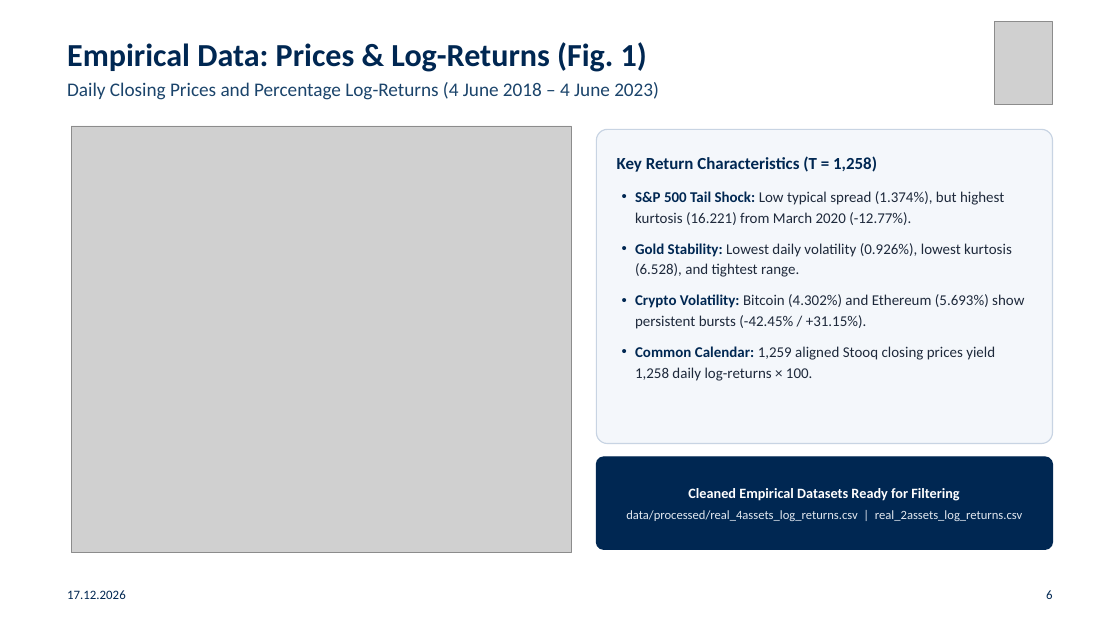
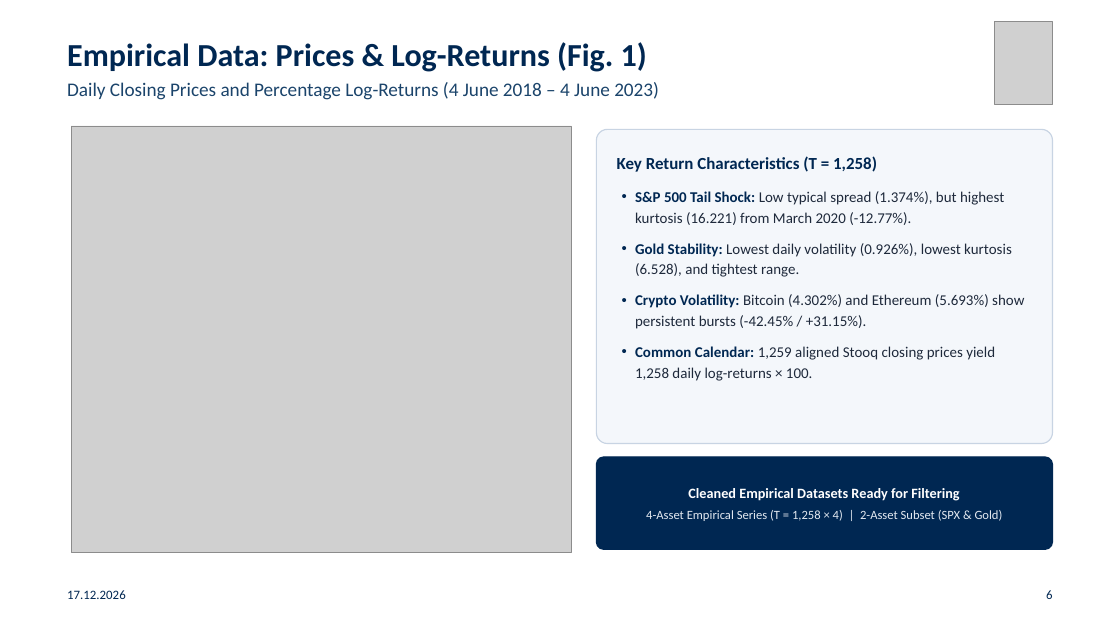
Before and after one commit to gabegagster/smc-stochastic-volatility, a slide deck: slide 6 of presentation/smc_chmsv_ensae_presentation.pptx. Drawn at 1120x630 pixels with LibreOffice and Linux fonts; fonts in the diff are those of the drawing; grey boxes stand for pictures. Boxes give left, top, right and bottom in pixels: in the first picture for what was removed or moved away, otherwise in the second. Text is boxed around its words. In the diff, an @@ line names an element or a change of style, - is before the commit and + after.

```diff
--- a/presentation/smc_chmsv_ensae_presentation.pptx
+++ b/presentation/smc_chmsv_ensae_presentation.pptx
@@ text at box(646, 510, 1003, 521): text changed @@
-data/processed/real_4assets_log_returns.csv | real_2assets_log_returns.csv
+4-Asset Empirical Series (T = 1,258 × 4) | 2-Asset Subset (SPX & Gold)
```
Also in this commit, not shown: 12 other slides changed, 11 other files.
